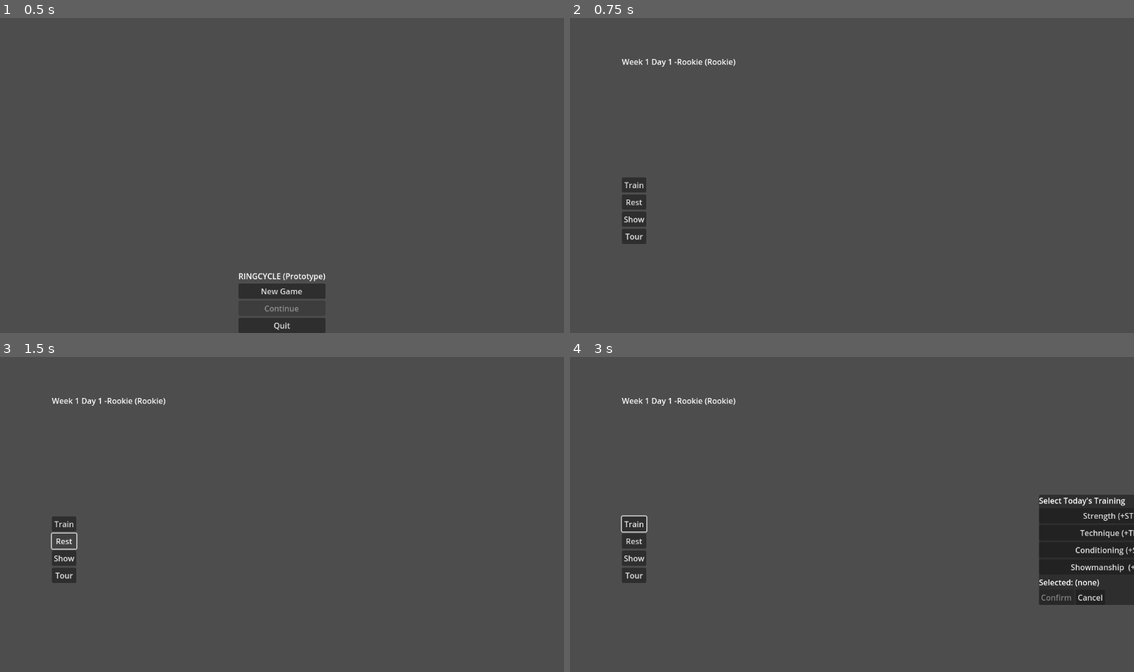
Above: before the commit, frames 1-4 (two rows, left to right).
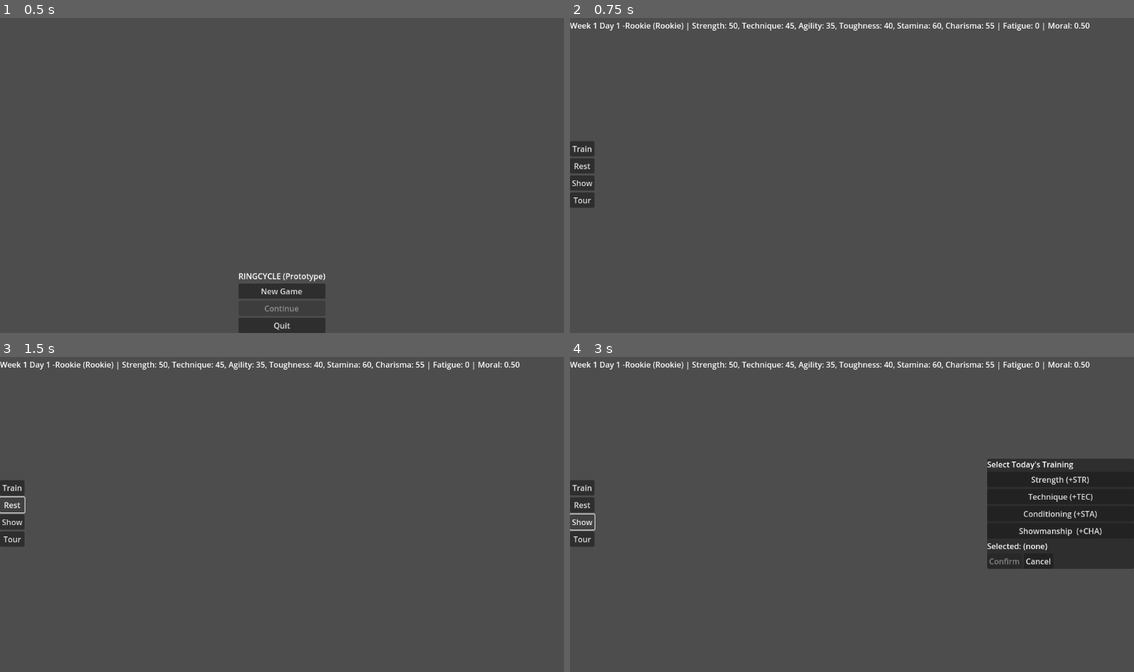
Above: after the commit, the same moments.

Repository: austinkylescott/Ringcycle
Game: Godot game, scene res://scenes/MainMenu.tscn
Same seed, same stepped clock (60 frames per second), same inputs: the game is played once before the commit and once after it.
Inputs:
- Up to frame 1 (0.5 s): no input
- Up to frame 2 (0.75 s): click "New Game" at 0.5 s
- Up to frame 3 (1.5 s): click "Rest" at 1.25 s
- Up to frame 4 (3 s): click "Train" at 2 s; click "Show" at 2.75 s

Frame 1 is identical in both runs. In frame 2, 2.6% of the frame differs, in the area x 0-93%, y 1-72%; in frame 3, 2.4%; in frame 4, 10%, in the area x 0-100%, y 1-79%.

Commit message:
rewrite stat access
Change standardized the way we access wrestler stats

Diff:
--- a/scenes/GymHub.tscn
+++ b/scenes/GymHub.tscn
@@ -9,17 +9,13 @@
 anchors_preset = 15
 anchor_right = 1.0
 anchor_bottom = 1.0
-offset_left = 106.0
-offset_top = 74.0
-offset_right = 106.0
-offset_bottom = 74.0
 grow_horizontal = 2
 grow_vertical = 2
 script = ExtResource("1_d3a6v")
 
 [node name="TopBar" type="HBoxContainer" parent="."]
 layout_mode = 0
-offset_right = 40.0
+offset_right = 1152.0
 offset_bottom = 40.0
 
 [node name="Label" type="Label" parent="TopBar"]
@@ -60,10 +56,16 @@
 metadata/_custom_type_script = "uid://cdxybojcabrnp"
 
 [node name="ModalLayer" type="Control" parent="."]
+custom_minimum_size = Vector2(300, 200)
 layout_mode = 1
-anchors_preset = 15
+anchors_preset = 6
+anchor_left = 1.0
+anchor_top = 0.5
 anchor_right = 1.0
-anchor_bottom = 1.0
-grow_horizontal = 2
+anchor_bottom = 0.5
+offset_left = -300.0
+offset_top = -100.0
+offset_bottom = 100.0
+grow_horizontal = 0
 grow_vertical = 2
 mouse_filter = 2
--- /dev/null
+++ b/scripts/core/StatDefs.gd
@@ -0,0 +1,26 @@
+extends Node
+class_name StatDefs
+
+const CORE := [
+	"strength",
+	"technique",
+	"agility",
+	"toughness",
+	"stamina",
+	"charisma"
+]
+
+const SUPPORT := [
+	"fatigue",		# 0-100
+	"morale",		# 0...1
+	"momentum",		# battle resource (guts, energy)
+	"fame"
+]
+
+const LIFECYCLE := [
+	"days_lived",
+	"lifespan_days",
+]
+
+# Convenience
+const ALL := CORE + SUPPORT
--- a/scripts/core/TrainingSystem.gd
+++ b/scripts/core/TrainingSystem.gd
@@ -1,31 +1,21 @@
 extends Node
 class_name TrainingSystem
 
-signal trained(action_name:String, stat_delta:Dictionary, fatigue:int, morale_delta:float)
-
-func do_training(wrestler:Wrestler, action_name:String) -> void:
-	var delta := {}
-	var fatigue := 10
-	var morale_delta := - 0.02
-
+func get_training_delta(action_name: String) -> Dictionary:
 	match action_name:
 		"Strength Drill":
-			delta = {"strength": +5, "toughness": +2, "agility": -1}
+			return {"strength": +5, "toughness": +2, "agility": -1, "fatigue": +10, "morale": -.02}
 		"Technique Practice":
-			delta = {"technique":+5, "charisma": +2}
+			return {"technique":+5, "charisma": +2, "fatigue": +10, "morale": -.02}
 		"Conditioning":
-			delta = {"stamina":+6, "strength": +1, "agility": +1}
+			return {"stamina":+6, "strength": +1, "agility": +1, "fatigue": +10, "morale": -.02}
 		"Showmanship":
-			delta = {"charisma": +6, "technique": +1}
+			return {"charisma": +6, "technique": +1, "fatigue": +10, "morale": -.02}
 		"Rest":
-			wrestler.rest()
-			delta = {}
-			fatigue = -20
-			morale_delta = +0.05
+			return {"fatigue": -20, "morale": 0.05}
+		_:
+			return {}
 
-	if action_name != "Rest":
-		wrestler.add_stats(delta)
-		wrestler.apply_fatigue(fatigue)
-		wrestler.res.morale = clamp(wrestler.res.morale + morale_delta, 0.0, 1.0)
-
-	emit_signal("trained", action_name, delta, fatigue, morale_delta)
+func apply_training(wrestler:Wrestler, action_name:String) -> void:
+	var delta := get_training_delta(action_name)
+	wrestler.add_stats(delta)
--- a/scripts/data/Wrestler.gd
+++ b/scripts/data/Wrestler.gd
@@ -6,34 +6,49 @@
 func apply_resource(r:WrestlerResource) -> void:
 	res = r.duplicate(true)
 
+func get_stat(key: String) -> float:
+	if res == null:
+		return 0
+	if key in StatDefs.ALL or key in StatDefs.LIFECYCLE:
+		return res.get(key)
+	return 0
+
+func set_stat(key: String, value) -> void:
+	if res == null:
+		return
+	if key in StatDefs.ALL or key in StatDefs.LIFECYCLE:
+		res.set(key, value)
+
 func add_stats(delta: Dictionary) -> void:
+	if res == null:
+		return
 	# delta is something like {"strength": +5, "toughness": +2}
 	for key in delta.keys():
-		var amount: int = int(delta[key])
-		match key:
-			"strength":
-				res.strength += amount
-			"technique":
-				res.technique += amount
-			"agility":
-				res.agility += amount
-			"toughness":
-				res.toughness += amount
-			"stamina":
-				res.stamina += amount
-			"charisma":
-				res.charisma += amount
-			_:
-				# Ignore unknown keys for now
-				pass
+		if key in StatDefs.ALL:
+			var current = res.get(key)
+			if typeof(current) in [TYPE_INT, TYPE_FLOAT]:
+				res.set(key, current + delta[key])
+
+func get_core_stats() -> Dictionary:
+	var out := {}
+	for key in StatDefs.CORE:
+		out[key] = get_stat(key)
+	return out
+
+# Domain-specific helpers
 
 func apply_fatigue(amount:int) -> void:
-	res.fatigue = clamp(res.fatigue + amount, 0, 100)
+	var f = int(get_stat("fatigue"))
+	set_stat("fatigue", clamp(f + amount, 0, 100))
 
 func rest():
-	res.fatigue = max(0, res.fatigue - 20)
-	res.morale = clamp(res.morale + 0.05, 0.0, 1.0)
+	var f = int(get_stat("fatigue"))
+	var m = float(get_stat("morale"))
+	set_stat("fatigue", max(0, f - 20))
+	set_stat("morale", clamp(m + 0.05, 0.0, 1.0))
 
 func age_one_day():
-	res.days_lived += 1
-	res.lifespan_days -= 1
+	var life = int(get_stat("lifespan_days"))
+	var days = int(get_stat("days_lived"))
+	set_stat("lifespan_days", life - 1)
+	set_stat("days_lived", days + 1)
--- a/scripts/data/WrestlerResource.gd
+++ b/scripts/data/WrestlerResource.gd
@@ -13,13 +13,14 @@
 @export var stamina:int = 60		# Life
 @export var charisma:int = 55	# Intelligence
 
-# Lifestyle Stats
+# Support Stats
 @export var fatigue:int = 0
 @export var morale:float = 0.5	# 0-1
 @export var momentum:int = 0		# Battle Resource (Guts)
+@export var fame:int = 0
 @export var days_lived:int = 0
 
 # Learned Moves
-@export var learned_moved:Array[String] = []
+@export var learned_moves:Array[String] = []
 #Legacy Bonuses (small % growth adders)
 @export var legacy_growth_bonus:float = 0.0
--- a/scripts/ui/GymHub.gd
+++ b/scripts/ui/GymHub.gd
@@ -12,12 +12,24 @@
 	_refresh_ui()
 
 func _refresh_ui() -> void:
-	var wrestler = GM.current_wrestler_node
-	$TopBar/Label.text = "Week %d Day %d -%s (%s)" % [
+	var wrestler := GM.current_wrestler_node
+	if wrestler == null:
+		return
+
+	var parts: Array[String] = []
+	for key in StatDefs.CORE:
+		parts.append("%s: %d" % [key.capitalize(), int(wrestler.get_stat(key))])
+	var fatigue = int(wrestler.get_stat("fatigue"))
+	var morale = "%.2f" % wrestler.get_stat("morale")
+
+	$TopBar/Label.text = "Week %d Day %d -%s (%s) | %s | Fatigue: %d | Moral: %s" % [
 		GM.week,
 		GM.day,
 		wrestler.res.display_name,
-		wrestler.res.stage
+		wrestler.res.stage,
+		", ".join(parts),
+		fatigue,
+		morale
 	]
 
 func _on_train_pressed() -> void:
@@ -37,14 +49,14 @@
 	var wrestler = GM.current_wrestler_node
 
 	# Training System
-	training_sys.do_training(wrestler, action_name)
+	training_sys.apply_training(wrestler, action_name)
 
 	# Advance day
 	calendar_sys.after_action_advance()
 
 	# Check evo requirements
 	#
-	print("New STR:", wrestler.res.strength, " Fatigue:", wrestler.res.fatigue, " Day:", GM.day)
+
 
 	_refresh_ui()
 	_close_menus()
Not shown, added: scripts/core/StatDefs.gd.uid
